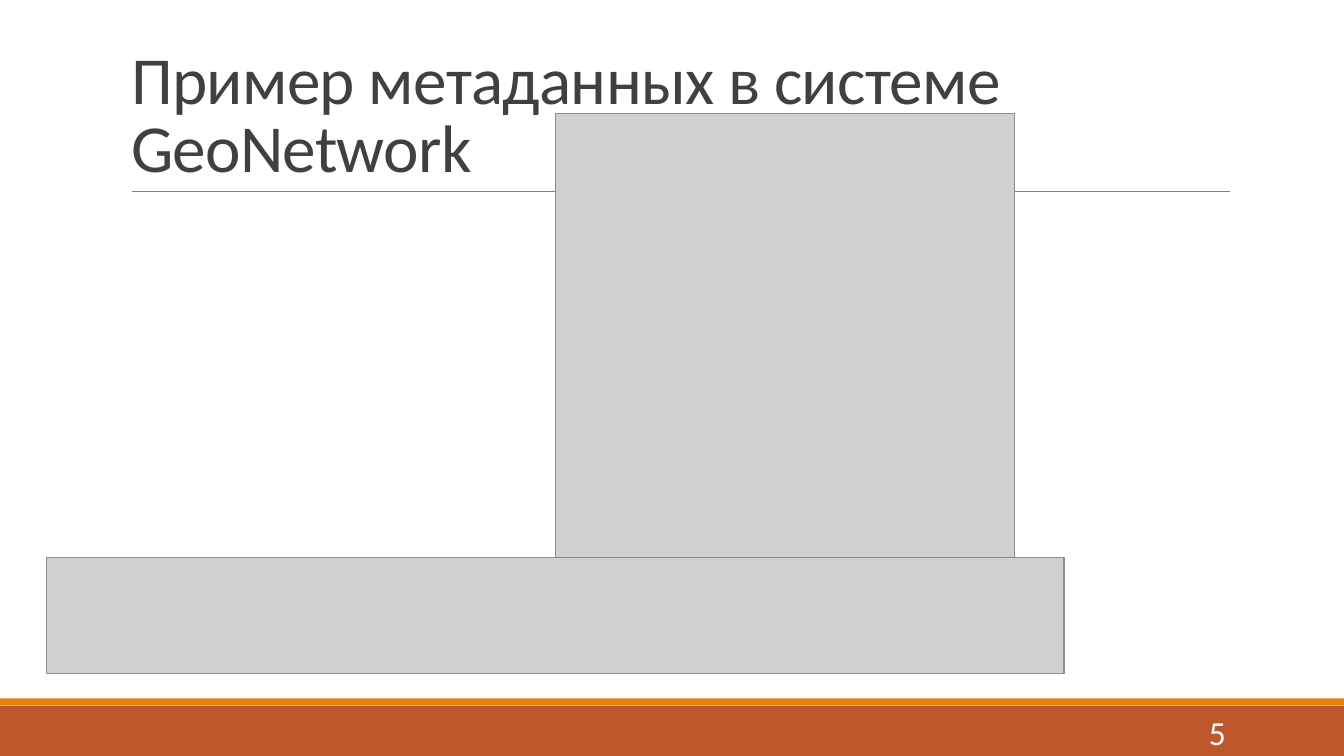
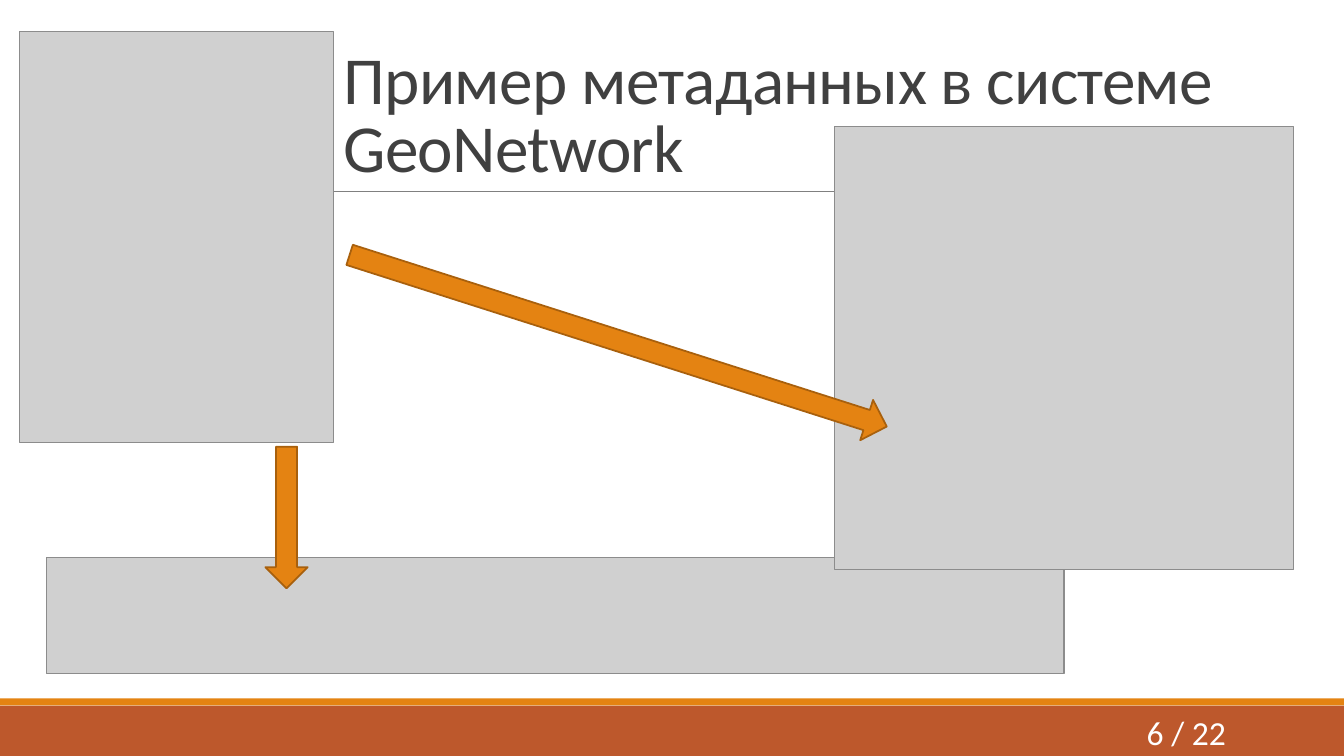
Before and after one commit to J-CITY/METADATA-EXTRACTOR, a slide deck: slide 6 of report.pptx (slide 5 before the commit). Drawn at 1344x756 pixels with LibreOffice and Linux fonts; fonts in the diff are those of the drawing; grey boxes stand for pictures. Boxes give left, top, right and bottom in pixels: in the first picture for what was removed or moved away, otherwise in the second. Text is boxed around its words. In the diff, an @@ line names an element or a change of style, - is before the commit and + after.

```diff
--- a/report.pptx
+++ b/report.pptx
@@ picture added at [20,31,334,443] @@
@@ title "Пример метаданных в системе GeoNetwork": place and size @@
-title "Пример метаданных в системе GeoNetwork" at [131,61,1000,173]
+title "Пример метаданных в системе GeoNetwork" at [344,61,1213,173]
@@ picture: place and size @@
-picture at [556,114,1014,558]
+picture at [835,127,1294,571]
@@ right arrow added at [344,235,893,447], fill #E48312, outline #A9610D 1.25 pt @@
@@ right arrow added at [265,447,308,588], fill #E48312, outline #A9610D 1.25 pt @@
@@ page number at [1147,722,1226,746]: text changed @@
-5
+6 / 22
```
Also in this commit, not shown: 9 other slides changed, 2 slides added, 1 slide removed.
